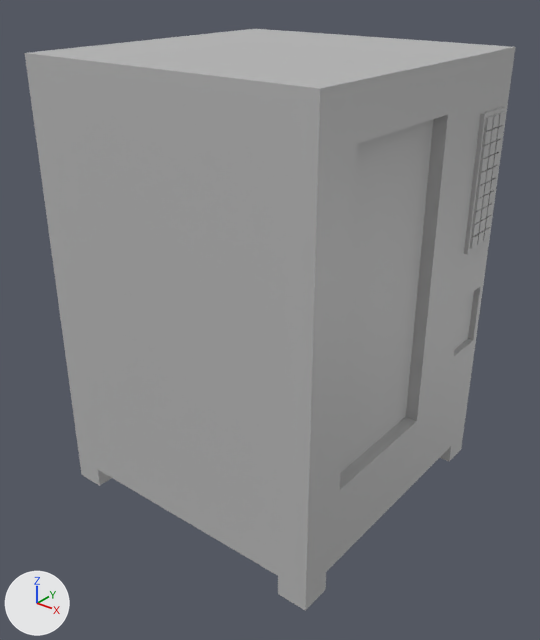
The Blender file OuterSpaceProject/Assets/Models/Veding Machine.blend: old version first, new version second.
Camera for both pictures: a 50 mm camera at (2.8, -3.57, 3.35) aimed at (0.04, -0.12, 1.21). The axes (+X, +Y, +Z) are drawn at lower left. The lights are the same throughout.
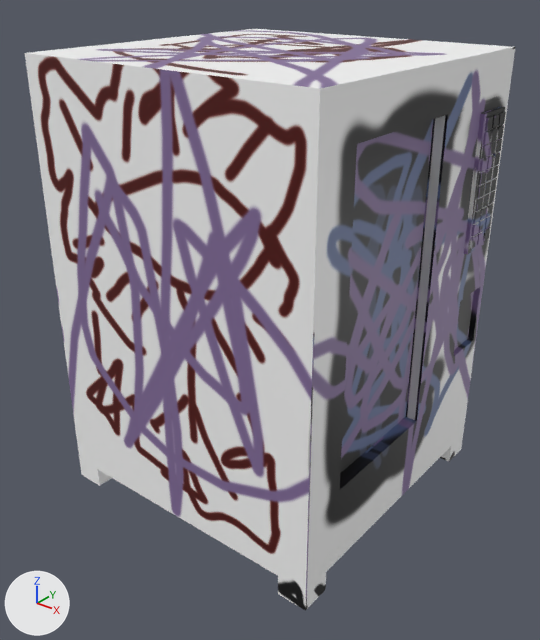
The change, as a list of edits to the scene's bpy script:
```text
Add img_vending_machine:
    img_vending_machine = load_image('Vending Machine', '_unpacked/Vending_Machine', 1024, 1024, 'sRGB')
Change mat_material_001:
    remove mat_material_001.base_color = (0.5, 0.5, 0.5)  # grey #bcbcbc
    add mat_material_001.texture = img_vending_machine
```

Location of each change, [x1, y1, x2, y2] in pixels of the pictures (540 x 640 px):
'Cube', surface changed
    both: [25, 29, 515, 611]
